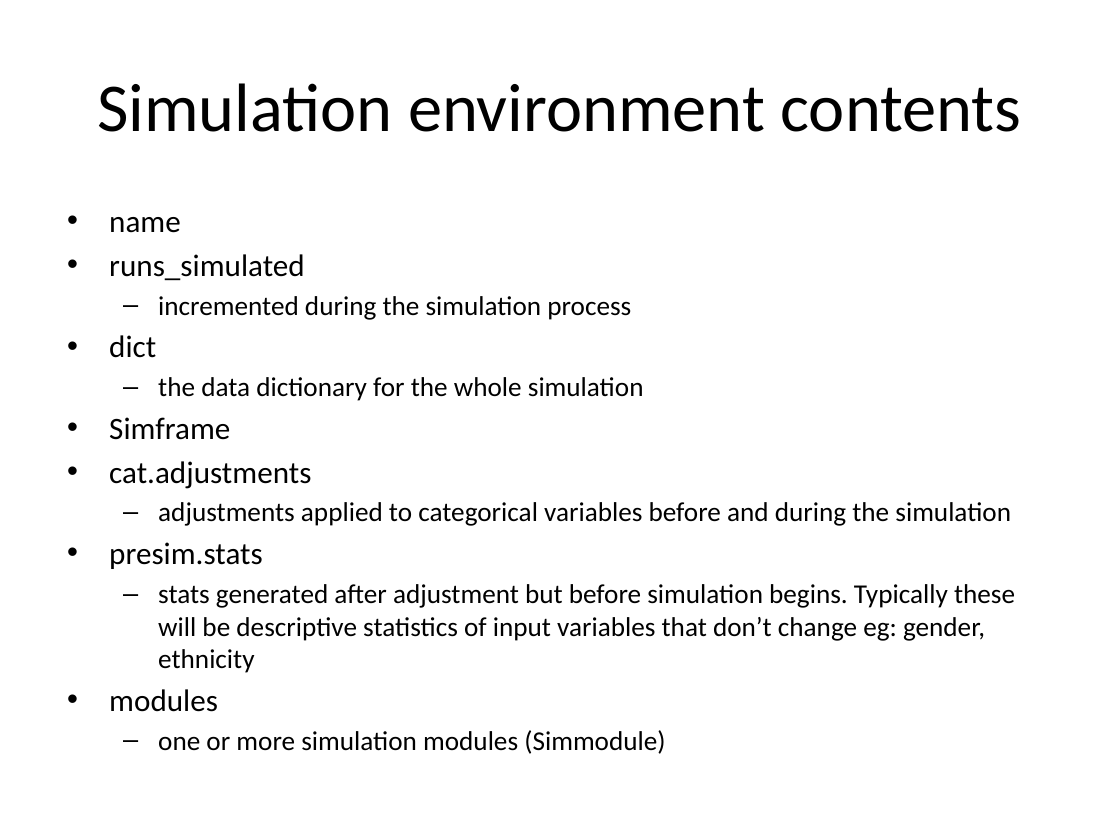
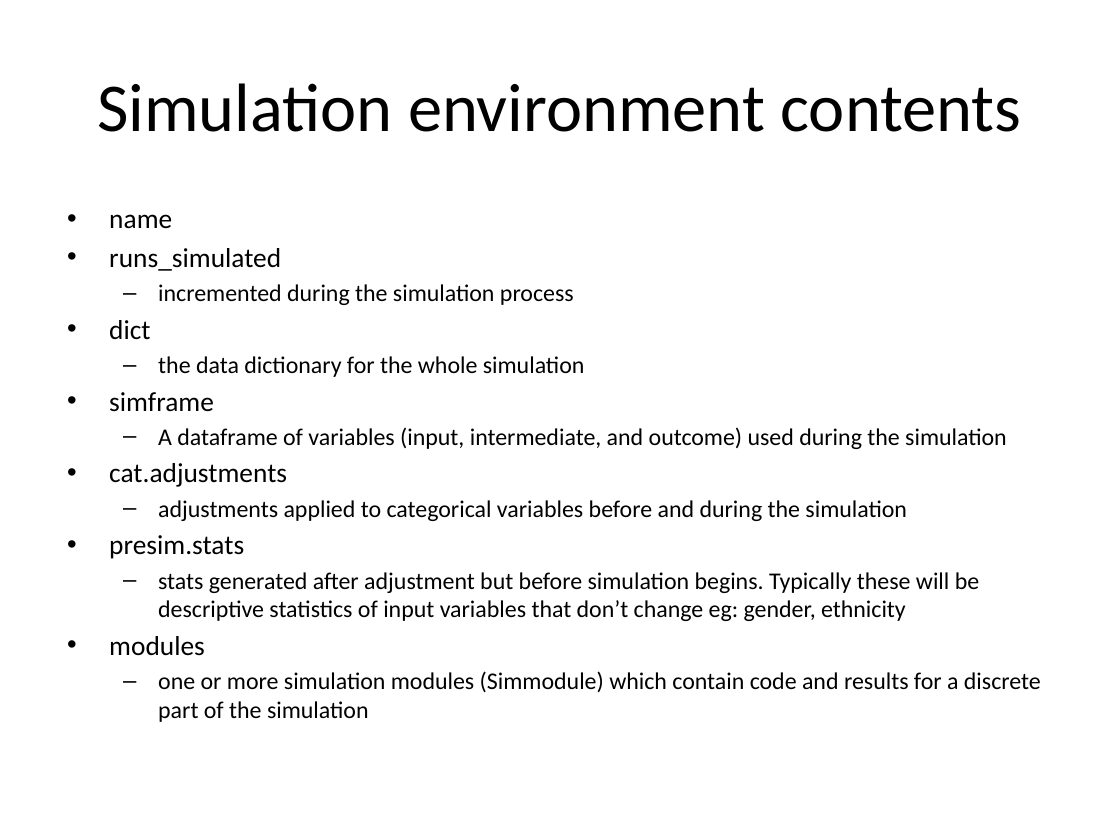
Before and after one commit to compassresearchcentre/simario, a slide deck: slide 6 of docs/Simar overview.pptx (slide 7 before the commit). Drawn at 1120x840 pixels with LibreOffice and Linux fonts; fonts in the diff are those of the drawing. Boxes give left, top, right and bottom in pixels: in the first picture for what was removed or moved away, otherwise in the second. Text is boxed around its words. In the diff, an @@ line names an element or a change of style, - is before the commit and + after.

```diff
--- a/docs/Simar overview.pptx
+++ b/docs/Simar overview.pptx
@@ text at box(109, 214, 979, 656): size 20 to 17.6 pt in "name", "runs_simulated", "dict", "cat.adjustments" and 2 more places; size 17.5 to 15.4 pt in "incremented during the simulation process", "the data dictionary for the whole simulation", "adjustments applied to categorical variables before and ...", "stats generated after adjustment but before simulation ..." @@
@@ text at box(109, 392, 1007, 449): text changed; size 20 to 15.4 pt @@
-• Simframe
+• simframe
+  – A dataframe of variables (input, intermediate, and outcome) used during the simulation
@@ text at box(158, 671, 1041, 722): text changed; size 17.5 to 15.4 pt @@
-  – one or more simulation modules (Simmodule)
+  – one or more simulation modules (Simmodule) which contain code and results for a discrete part of the simulation
```
Also in this commit, not shown: 3 other slides changed, 4 slides added, 3 slides removed, 14 other files.
